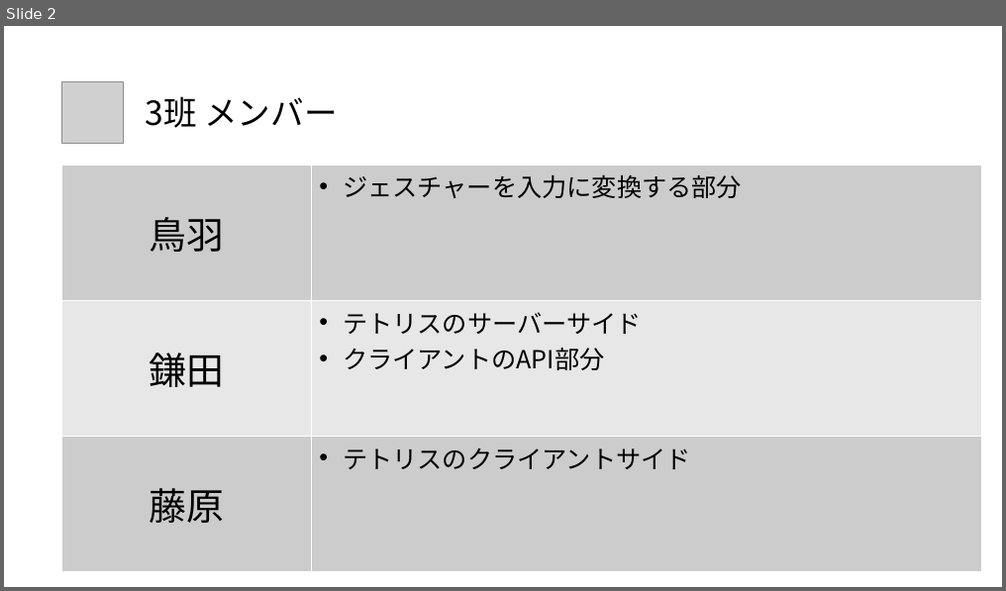
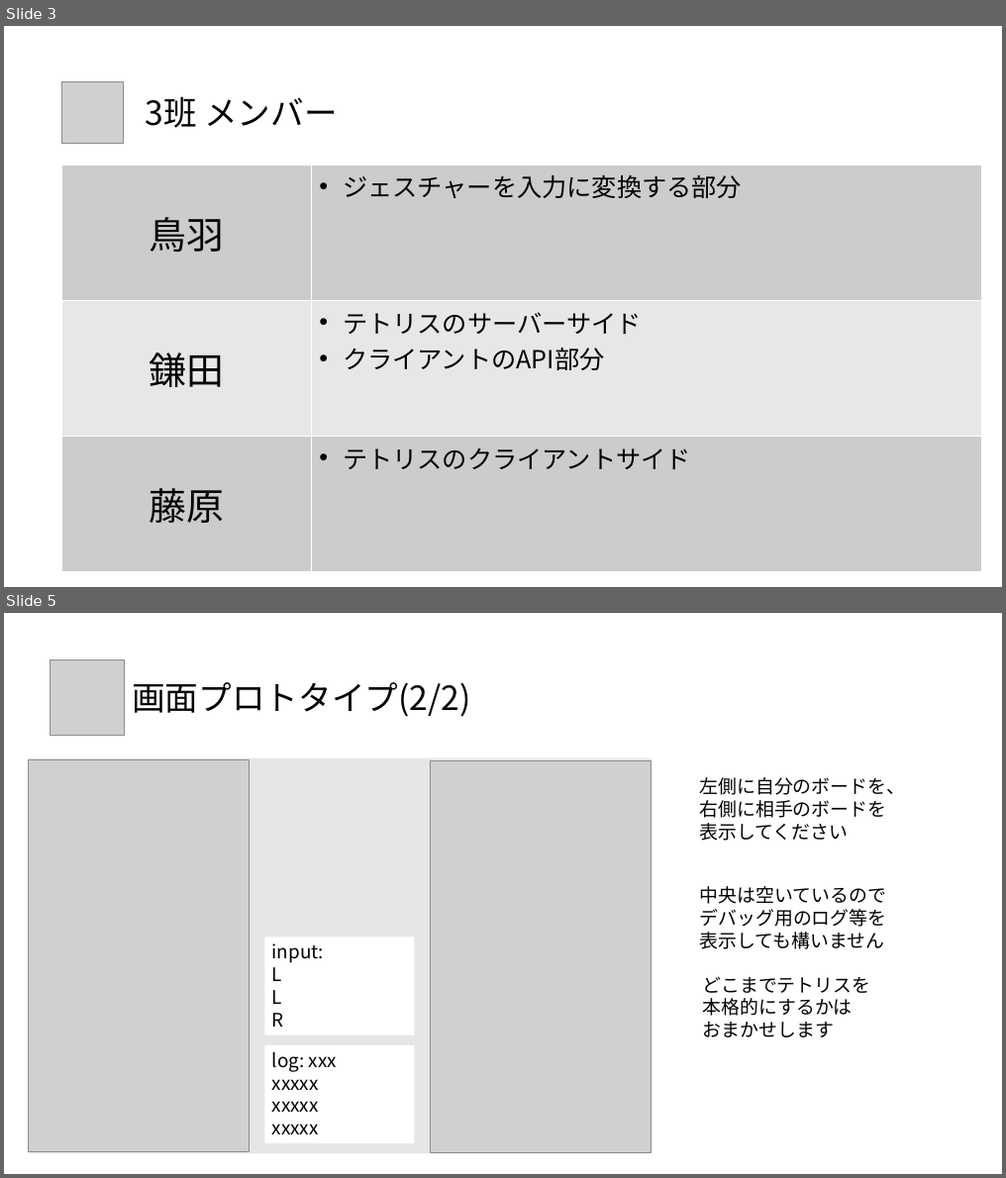
Before and after one commit to wakame-tech/vendredi-noir, a slide deck: spec.pptx. Shown one above the other, each under a label of ours: slide 2 before the commit, slides 3 and 5 after it; the slides between them are not shown. The pictures are 1006x591 and 1006x1178 pixels, drawn with LibreOffice and Linux fonts; fonts in the diff are those of the drawing; grey boxes stand for pictures. Boxes give left, top, right and bottom in pixels: in the first picture for what was removed or moved away, otherwise in the second. Text is boxed around its words. In the diff, an @@ line names an element or a change of style, - is before the commit and + after.

```diff
--- a/spec.pptx
+++ b/spec.pptx
@@ slide 5 added at (4, 613, 1002, 1174), background #FFFFFF @@
@@ picture added at (50, 661, 125, 735) @@
@@ text added at (132, 682, 470, 717), 32 pt, text #000000 @@
+画面プロトタイプ(2/2)
@@ rectangle added at (28, 759, 651, 1155), fill #E7E6E6 @@
@@ picture added at (28, 760, 249, 1152) @@
@@ picture added at (431, 761, 651, 1154) @@
@@ text added at (699, 777, 905, 841), 18 pt, text #000000 @@
+左側に自分のボードを、
+右側に相手のボードを
+表示してください
@@ text added at (700, 886, 887, 950), 18 pt, text #000000 @@
+中央は空いているので
+デバッグ用のログ等を
+表示しても構いません
@@ rectangle added at (264, 937, 414, 1035), fill #FFFFFF, 18 pt, text #000000 @@
+input:
+L
+L
+R
@@ text added at (703, 976, 871, 1038), 18 pt, text #000000 @@
+どこまでテトリスを
+本格的にするかは
+おまかせします
@@ rectangle added at (264, 1046, 414, 1144), fill #FFFFFF, 18 pt, text #000000 @@
+log: xxx
+xxxxx
+xxxxx
+xxxxx
@@ what was slide 2 is now slide 3 @@
```
Also in this commit, not shown: 2 other slides added, 1 other file.
